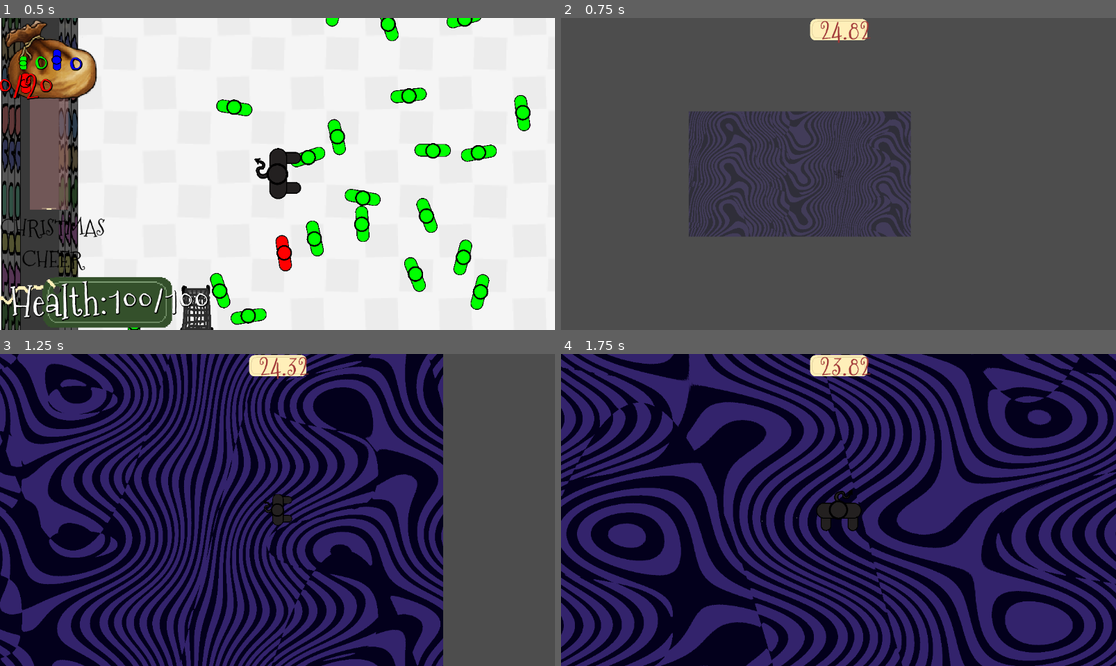
Above: before the commit, frames 1-4 (two rows, left to right).
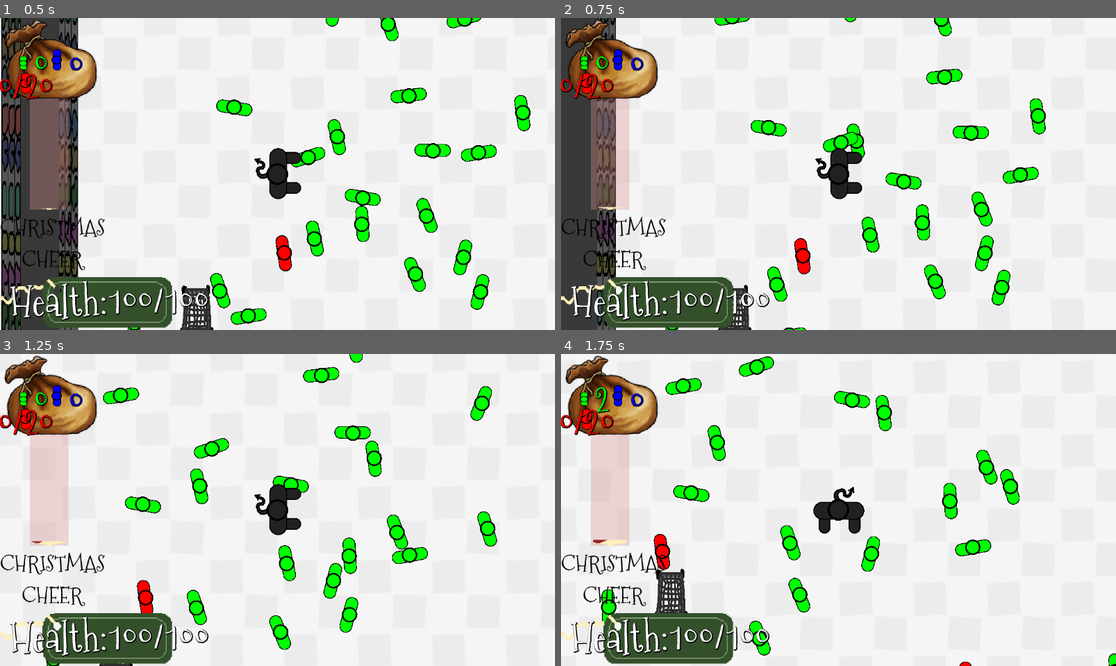
Above: after the commit, the same moments.

Repository: skeeeth/Krampus-Game
Game: Godot game, scene res://cart_test.tscn
The game is run twice, just before and just after one commit, with the same random seed, the same clock (stepped at 60 frames per second) and the same inputs. The engine's default icon, where the game draws it, is replaced by a stand-in: a white triangle on a blue panel in a dark square. Sound files missing from this copy of the repository are replaced by a short silence.
Inputs:
- Up to frame 1 (0.5 s): no input
- Up to frame 2 (0.75 s): hold Right (right) from 0.53 s (still down); hold 1 (dev1) from 0.53 s (still down)
- Up to frame 3 (1.25 s): keep holding Right (right); keep holding 1 (dev1)
- Up to frame 4 (1.75 s): release Right (right) at 1.28 s; release 1 (dev1) at 1.28 s; hold Down (down) from 1.28 s (still down); tap X (attack) at 1.35 s; tap 1 (dev1) at 1.55 s

Frame 1 is identical in both runs. In frame 2, 94% of the frame differs, in the area x 0-100%, y 0-100%; in frame 3, 100%; in frame 4, 99%.
Error before the commit: Invalid access to property or key 'position' on a base object of type 'Nil'. (res://sack_world.gd:29)

Commit message:
Disable dev button
crashes the game now anyway

Diff:
--- a/Player/krampus.gd
+++ b/Player/krampus.gd
@@ -32,9 +32,9 @@
 	if (event.is_action_pressed("attack") and cart == null): #Can't attack while in the cart... for now. Could be fun though
 		$Attack.attempt_attack(facing_direction)
 
-	#Just for testing
-	if (event.is_action_pressed("dev1")):
-		get_tree().change_scene_to_file("res://sack_world.tscn")
+	##Just for testing
+	#if (event.is_action_pressed("dev1")):
+		#get_tree().change_scene_to_file("res://sack_world.tscn")
 
 
 func _physics_process(delta: float) -> void:
